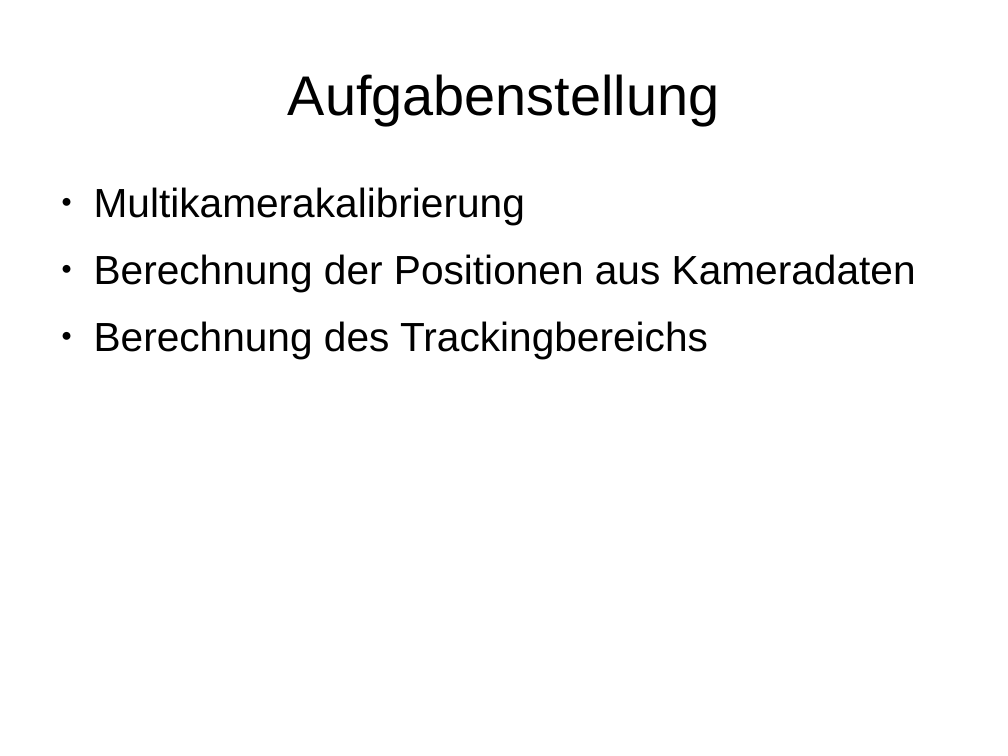
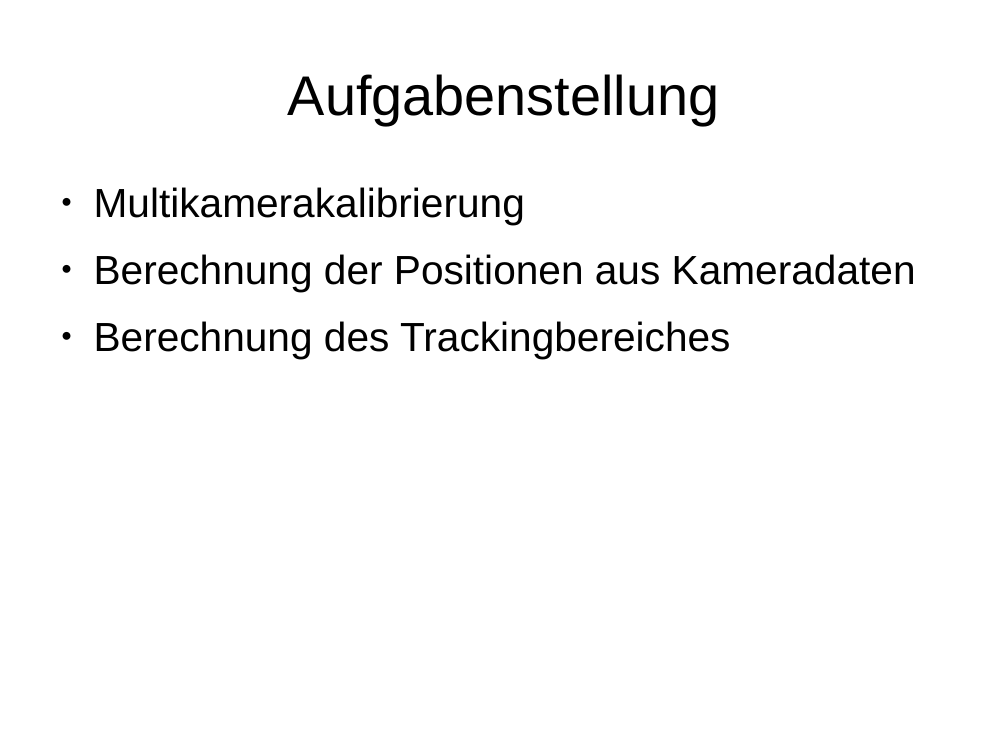
Before and after one commit to KITrokopter/Presentation, a slide deck: slide 2 of Folien Positionmodul PSE.odp. Drawn at 1008x756 pixels with LibreOffice and Linux fonts; fonts in the diff are those of the drawing. Boxes give left, top, right and bottom in pixels: in the first picture for what was removed or moved away, otherwise in the second. Text is boxed around its words. In the diff, an @@ line names an element or a change of style, - is before the commit and + after.

```diff
--- a/Folien Positionmodul PSE.odp
+++ b/Folien Positionmodul PSE.odp
@@ text at box(94, 321, 731, 358): text changed @@
-● Berechnung des Trackingbereichs
+● Berechnung des Trackingbereiches
```
Also in this commit, not shown: 1 other slide changed, 1 other file.
